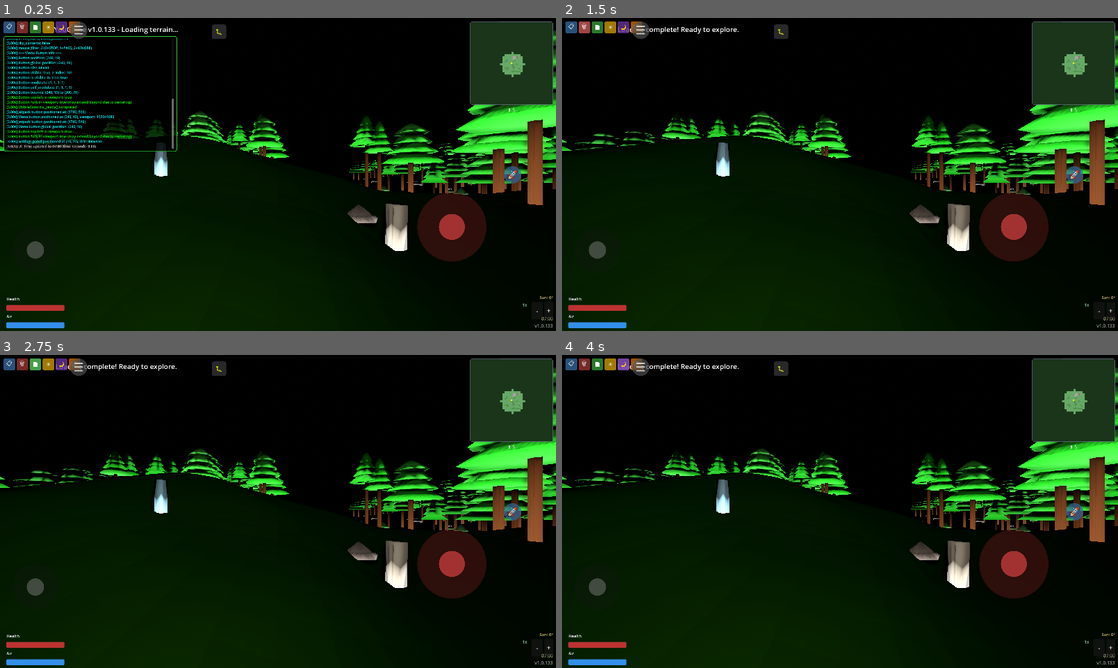
Above: before the commit, frames 1-4 (two rows, left to right).
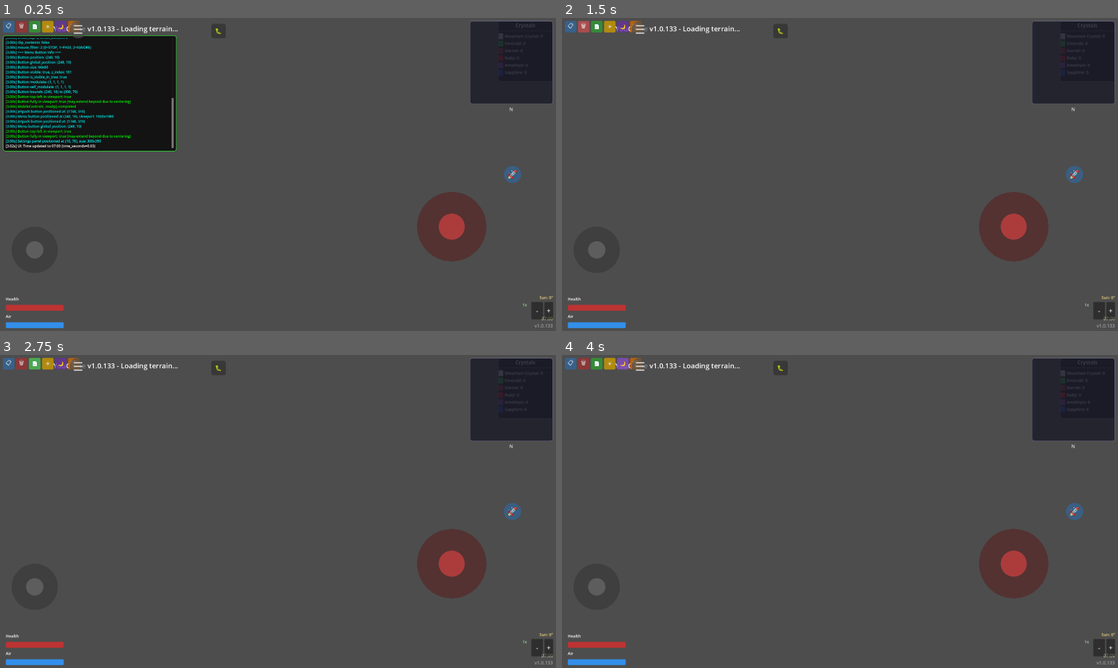
Above: after the commit, the same moments.

Repository: felix-dieterle/YouGame_godot4_public
Game: Godot game, scene res://scenes/main.tscn
The game is run twice, just before and just after one commit, with the same random seed, the same clock (stepped at 60 frames per second) and the same inputs.
Inputs:
- Up to frame 1 (0.25 s): no input
- Up to frame 2 (1.5 s): click "📋" at 0.5 s; click "🗑" at 1.25 s
- Up to frame 3 (2.75 s): click "📄" at 2 s
- Up to frame 4 (4 s): click "☀" at 2.75 s; click "🌙" at 3.5 s

The runs differ from the first frame. In frame 1, 88% of the frame differs, in the area x 0-100%, y 0-100%; in frame 2, 96%; in frame 3, 96%; in frame 4, 96%.
Error after the commit: Parse Error: Could not preload resource script "res://scripts/chunk.gd". (res://scripts/world_manager.gd:22)

Commit message:
Add animated character system with placement near buildings and lighthouses
Co-authored-by: felix-dieterle <1490062+felix-dieterle@users.noreply.github.com>

Diff:
--- /dev/null
+++ b/scenes/characters/animated_character.tscn
@@ -0,0 +1,6 @@
+[gd_scene load_steps=2 format=3 uid="uid://d3abcd1234567"]
+
+[ext_resource type="Script" path="res://scripts/animated_character.gd" id="1_animated"]
+
+[node name="AnimatedCharacter" type="Node3D"]
+script = ExtResource("1_animated")
--- /dev/null
+++ b/scripts/animated_character.gd
@@ -0,0 +1,185 @@
+extends Node3D
+class_name AnimatedCharacter
+
+## Animated character using the Universal Animation Library
+##
+## This character can play various animations from the UAL library
+## and can be placed around the world (near start point, houses, lighthouses)
+
+# Character state
+enum State { IDLE, WALKING, WAVING }
+var current_state = State.IDLE
+
+# Animation player reference
+var animation_player: AnimationPlayer = null
+var model: Node3D = null
+
+# Movement parameters for walking characters
+var walk_speed = 1.0
+var walk_radius = 3.0  # How far from spawn point to walk
+var spawn_position: Vector3 = Vector3.ZERO
+var walk_timer: float = 0.0
+var walk_direction: Vector3 = Vector3.ZERO
+var state_timer: float = 0.0
+
+# Character variation
+var character_seed: int = 0
+
+func _ready() -> void:
+	spawn_position = global_position
+	_load_character_model()
+	_setup_initial_state()
+
+## Load and setup the character model from GLB
+func _load_character_model() -> void:
+	# Load the GLB file
+	var gltf = GLTFDocument.new()
+	var gltf_state = GLTFState.new()
+	var glb_path = "res://assets/animations/character_animations.glb"
+
+	var error = gltf.append_from_file(glb_path, gltf_state)
+	if error != OK:
+		push_error("Failed to load character model: " + str(error))
+		return
+
+	# Generate the scene from GLTF
+	model = gltf.generate_scene(gltf_state)
+	if model:
+		add_child(model)
+
+		# Scale down the character to appropriate size (GLB models are often large)
+		model.scale = Vector3(0.5, 0.5, 0.5)
+
+		# Find the AnimationPlayer in the loaded model
+		animation_player = _find_animation_player(model)
+
+		if animation_player:
+			# List available animations for debugging
+			var anims = animation_player.get_animation_list()
+			if anims.size() > 0:
+				print("Available animations: ", anims)
+
+## Recursively find AnimationPlayer node
+func _find_animation_player(node: Node) -> AnimationPlayer:
+	if node is AnimationPlayer:
+		return node as AnimationPlayer
+
+	for child in node.get_children():
+		var result = _find_animation_player(child)
+		if result:
+			return result
+
+	return null
+
+## Setup initial character state
+func _setup_initial_state() -> void:
+	var rng = RandomNumberGenerator.new()
+	rng.seed = character_seed
+
+	# Randomly choose initial state
+	var state_choice = rng.randi() % 10
+	if state_choice < 6:
+		_set_state(State.IDLE)
+	else:
+		_set_state(State.WALKING)
+
+	# Random rotation
+	rotation.y = rng.randf_range(0, TAU)
+
+## Set character state and play appropriate animation
+func _set_state(new_state: State) -> void:
+	current_state = new_state
+	state_timer = 0.0
+
+	if not animation_player:
+		return
+
+	var anims = animation_player.get_animation_list()
+	if anims.size() == 0:
+		return
+
+	match current_state:
+		State.IDLE:
+			# Try to find an idle animation
+			for anim_name in anims:
+				var lower_name = anim_name.to_lower()
+				if "idle" in lower_name or "stand" in lower_name:
+					animation_player.play(anim_name)
+					return
+			# Fallback to first animation
+			animation_player.play(anims[0])
+
+		State.WALKING:
+			# Try to find a walk animation
+			for anim_name in anims:
+				var lower_name = anim_name.to_lower()
+				if "walk" in lower_name or "run" in lower_name:
+					animation_player.play(anim_name)
+					return
+			# Fallback to second animation if available
+			if anims.size() > 1:
+				animation_player.play(anims[1])
+			else:
+				animation_player.play(anims[0])
+
+		State.WAVING:
+			# Try to find a wave/greet animation
+			for anim_name in anims:
+				var lower_name = anim_name.to_lower()
+				if "wave" in lower_name or "greet" in lower_name or "hello" in lower_name:
+					animation_player.play(anim_name)
+					return
+			# Fallback to idle
+			_set_state(State.IDLE)
+
+func _process(delta: float) -> void:
+	state_timer += delta
+
+	match current_state:
+		State.IDLE:
+			# Stay idle for 3-8 seconds, then maybe walk
+			if state_timer > 5.0:
+				var rng = RandomNumberGenerator.new()
+				rng.seed = character_seed + int(state_timer * 1000)
+				if rng.randf() < 0.3:  # 30% chance to start walking
+					walk_direction = Vector3(rng.randf_range(-1, 1), 0, rng.randf_range(-1, 1)).normalized()
+					_set_state(State.WALKING)
+
+		State.WALKING:
+			# Walk for 2-5 seconds, then go back to idle
+			if state_timer > 3.0:
+				_set_state(State.IDLE)
+			else:
+				# Move character
+				var movement = walk_direction * walk_speed * delta
+				var new_pos = global_position + movement
+
+				# Keep within walk radius
+				if spawn_position.distance_to(new_pos) < walk_radius:
+					global_position = new_pos
+					# Face movement direction
+					if movement.length() > 0.01:
+						look_at(global_position + movement, Vector3.UP)
+				else:
+					# Hit boundary, turn around
+					walk_direction = -walk_direction
+					look_at(global_position + walk_direction, Vector3.UP)
+
+## Adjust character to terrain height
+func adjust_to_terrain(world_manager) -> void:
+	if not world_manager:
+		return
+
+	var world_x = global_position.x
+	var world_z = global_position.z
+
+	# Find which chunk this position is in
+	var chunk_x = int(floor(world_x / 32.0))
+	var chunk_z = int(floor(world_z / 32.0))
+	var chunk_key = Vector2i(chunk_x, chunk_z)
+
+	if chunk_key in world_manager.chunks:
+		var chunk = world_manager.chunks[chunk_key]
+		var height = chunk.get_height_at_world_pos(world_x, world_z)
+		global_position.y = height
+		spawn_position = global_position
--- a/scripts/chunk.gd
+++ b/scripts/chunk.gd
@@ -25,6 +25,7 @@
 const ProceduralModels = preload("res://scripts/procedural_models.gd")
 const PathSystem = preload("res://scripts/path_system.gd")
 const CrystalSystem = preload("res://scripts/crystal_system.gd")
+const AnimatedCharacter = preload("res://scenes/characters/animated_character.tscn")
 
 # ============================================================================
 # CONFIGURATION CONSTANTS
@@ -88,6 +89,12 @@
 const FISHING_BOAT_PLACEMENT_RADIUS = 96.0  # Only place boat near starting area (3 chunks = 96 units)
 const FISHING_BOAT_SELECTION_MODULO = 7  # Hash modulo for deterministic boat chunk selection
 const FISHING_BOAT_SELECTION_VALUE = 3  # Target value for boat chunk selection
+
+# Animated character constants
+const ANIMATED_CHARACTER_SEED_OFFSET = 55555  # Offset for animated character placement seed
+const ANIMATED_CHARACTER_CHANCE_NEAR_BUILDING = 0.3  # 30% chance to place character near each building
+const ANIMATED_CHARACTER_CHANCE_NEAR_LIGHTHOUSE = 0.8  # 80% chance to place character near lighthouse
+const ANIMATED_CHARACTER_DISTANCE_FROM_BUILDING = 3.0  # Distance from building to place character
 
 # Stone animal gravel area constants
 const GRAVEL_AREA_SEED_OFFSET = 99999  # Offset for gravel area placement seed
@@ -171,6 +178,9 @@
 # Lighthouse data
 var placed_lighthouses: Array = []  # Array of lighthouse MeshInstance3D
 
+# Animated characters data
+var placed_animated_characters: Array = []  # Array of animated character nodes
+
 # Fishing boat data
 var placed_fishing_boat: MeshInstance3D = null  # Single fishing boat if placed
 
@@ -241,7 +251,7 @@
 
 ## Generates all terrain data and visuals for this chunk
 ## This is the main entry point called after chunk creation
-## Pipeline: noise → heightmap → walkability → metadata → markers → lake → ocean → mesh → objects → paths → caves → lighthouses → fishing boat → ambient sounds
+## Pipeline: noise → heightmap → walkability → metadata → markers → lake → ocean → mesh → objects → paths → caves → lighthouses → fishing boat → animated characters → ambient sounds
 func generate() -> void:
     _detect_unique_mountain()  # Check if this is the unique mountain chunk
     _detect_border_chunk()  # Check if this is a border chunk
@@ -262,6 +272,7 @@
     _setup_wind_sound()  # Add wind ambient sound for mountain regions
     _place_fishing_boat_if_coastal()
     _place_gravel_area_with_stone_animals()  # Place unique gravel area with stone animals
+    _place_animated_characters()  # Place animated characters near buildings and lighthouses
     _generate_border_features()  # Generate border chunk features
     _setup_ambient_sounds()  # Setup ambient sounds for dense forests
 
@@ -2011,6 +2022,74 @@
     add_child(placed_fishing_boat)
 
 # ============================================================================
+# ANIMATED CHARACTER PLACEMENT SYSTEM
+# ============================================================================
+
+## Place animated characters near buildings and lighthouses
+func _place_animated_characters() -> void:
+	var rng = RandomNumberGenerator.new()
+	rng.seed = seed_value ^ hash(Vector2i(chunk_x, chunk_z)) ^ ANIMATED_CHARACTER_SEED_OFFSET
+
+	# Place characters near buildings
+	var building_count = 0
+	for obj in placed_objects:
+		# Check if this is a building (buildings are larger than rocks/trees)
+		if obj is MeshInstance3D and obj.mesh:
+			var mesh = obj.mesh
+			# Heuristic: buildings have specific mesh types from ProceduralModels
+			# We'll check based on position and add characters probabilistically
+			if rng.randf() < ANIMATED_CHARACTER_CHANCE_NEAR_BUILDING:
+				_place_character_near_object(obj, rng)
+				building_count += 1
+				# Limit characters per chunk to avoid overcrowding
+				if building_count >= 3:
+					break
+
+	# Place characters near lighthouses
+	for lighthouse in placed_lighthouses:
+		if rng.randf() < ANIMATED_CHARACTER_CHANCE_NEAR_LIGHTHOUSE:
+			_place_character_near_object(lighthouse, rng)
+
+## Place a single animated character near an object (building or lighthouse)
+func _place_character_near_object(object: Node3D, rng: RandomNumberGenerator) -> void:
+	# Get object position
+	var obj_pos = object.position
+
+	# Place character near the object
+	var angle = rng.randf_range(0, TAU)
+	var distance = ANIMATED_CHARACTER_DISTANCE_FROM_BUILDING + rng.randf_range(-1.0, 1.0)
+
+	var char_local_pos = Vector3(
+		obj_pos.x + cos(angle) * distance,
+		0,
+		obj_pos.z + sin(angle) * distance
+	)
+
+	# Check if position is within chunk bounds
+	if char_local_pos.x < 0 or char_local_pos.x >= CHUNK_SIZE or char_local_pos.z < 0 or char_local_pos.z >= CHUNK_SIZE:
+		return
+
+	# Check if position is walkable
+	var cell_x = int(char_local_pos.x / CELL_SIZE)
+	var cell_z = int(char_local_pos.z / CELL_SIZE)
+	if cell_x >= 0 and cell_x < RESOLUTION and cell_z >= 0 and cell_z < RESOLUTION:
+		if walkable_map[cell_z * RESOLUTION + cell_x] != 1:
+			return
+
+	# Get world position for height
+	var world_x = chunk_x * CHUNK_SIZE + char_local_pos.x
+	var world_z = chunk_z * CHUNK_SIZE + char_local_pos.z
+	var height = get_height_at_world_pos(world_x, world_z)
+
+	# Create character instance
+	var character = AnimatedCharacter.instantiate()
+	character.position = Vector3(char_local_pos.x, height, char_local_pos.z)
+	character.character_seed = rng.randi()
+
+	add_child(character)
+	placed_animated_characters.append(character)
+
+# ============================================================================
 # STONE ANIMAL GRAVEL AREA SYSTEM
 # ============================================================================
 
--- a/scripts/starting_location.gd
+++ b/scripts/starting_location.gd
@@ -11,10 +11,15 @@
 # Constants
 const LOCATION_RADIUS = 8.0  # Radius of starting area
 const NUM_MARKER_STONES = 6  # Number of marker stones around the area
+const NUM_ANIMATED_CHARACTERS = 3  # Number of animated characters around starting area
+
+# Preload animated character scene
+const AnimatedCharacter = preload("res://scenes/characters/animated_character.tscn")
 
 # Starting location objects
 var marker_stones: Array[MeshInstance3D] = []
 var central_marker: MeshInstance3D = null
+var animated_characters: Array = []
 
 # World position of starting location (always at origin)
 var world_position: Vector3 = Vector3(0, 0, 0)
@@ -26,6 +31,7 @@
 func generate_starting_location() -> void:
 	_create_central_marker()
 	_create_marker_stones()
+	_create_animated_characters()
 
 ## Create central marker (a simple cairn/stone pile)
 func _create_central_marker():
@@ -141,6 +147,30 @@
 		add_child(stone)
 		marker_stones.append(stone)
 
+## Create animated characters around the starting area
+func _create_animated_characters() -> void:
+	var rng = RandomNumberGenerator.new()
+	rng.seed = 123  # Fixed seed for consistent character placement
+
+	for i in range(NUM_ANIMATED_CHARACTERS):
+		var character_instance = AnimatedCharacter.instantiate()
+
+		# Position characters around the starting area
+		var angle = (float(i) / NUM_ANIMATED_CHARACTERS) * TAU + rng.randf_range(-0.3, 0.3)
+		var radius = LOCATION_RADIUS * 0.6 + rng.randf_range(-1.0, 1.0)
+
+		var char_pos = Vector3(
+			cos(angle) * radius,
+			0,  # Height will be adjusted to terrain
+			sin(angle) * radius
+		)
+
+		character_instance.position = char_pos
+		character_instance.character_seed = 1000 + i  # Unique seed for each character
+
+		add_child(character_instance)
+		animated_characters.append(character_instance)
+
 ## Adjust starting location to terrain height
 func adjust_to_terrain(world_manager) -> void:
 	if not world_manager:
@@ -156,6 +186,10 @@
 		var stone_height = world_manager.get_height_at_position(stone_world_pos)
 		stone.position.y = stone_height
 
+	# Adjust animated characters
+	for character in animated_characters:
+		character.adjust_to_terrain(world_manager)
+
 ## Get the world position of the starting location
 func get_world_position() -> Vector3:
 	return world_position
Not shown, added: assets/animations/character_animations.glb
